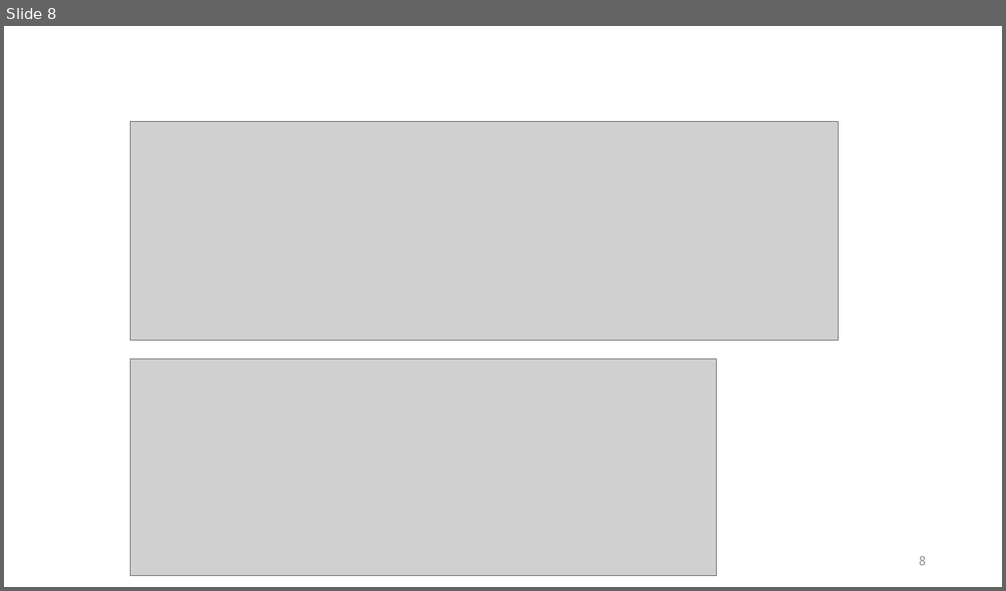
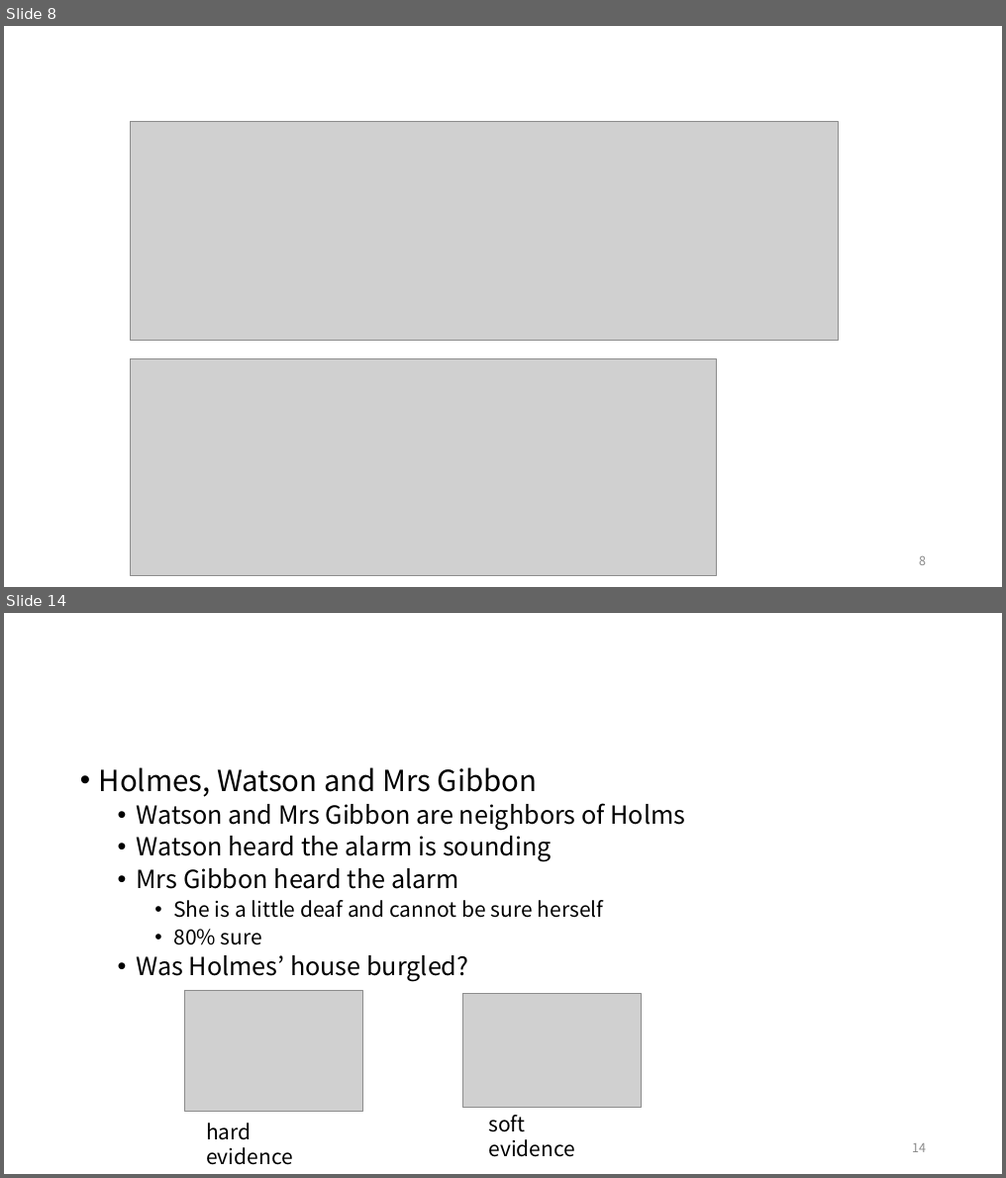
Before and after one commit to ggorr/MachineLearning, a slide deck: BRML/Ch03/BRML_Chapter_3.pptx. Shown one above the other, each under a label of ours: slide 8 before the commit, slides 8 and 14 after it; the slides between them are not shown. The pictures are 1006x591 and 1006x1178 pixels, drawn with LibreOffice and Linux fonts; fonts in the diff are those of the drawing; grey boxes stand for pictures. Boxes give left, top, right and bottom in pixels: in the first picture for what was removed or moved away, otherwise in the second. Text is boxed around its words. In the diff, an @@ line names an element or a change of style, - is before the commit and + after.

```diff
--- a/BRML/Ch03/BRML_Chapter_3.pptx
+++ b/BRML/Ch03/BRML_Chapter_3.pptx
@@ slide 14 added at [4,613,1002,1174], background #FFFFFF @@
@@ text added at [99,767,686,982], 24 pt, text #000000 @@
+• Holmes, Watson and Mrs Gibbon
+  • Watson and Mrs Gibbon are neighbors of Holms
+  • Watson heard the alarm is sounding
+  • Mrs Gibbon heard the alarm
+    • She is a little deaf and cannot be sure herself
+    • 80% sure
+  • Was Holmes’ house burgled?
@@ picture added at [184,990,363,1111] @@
@@ picture added at [463,994,642,1107] @@
@@ text added at [488,1115,575,1157], 20 pt, text #000000 @@
+soft evidence
@@ text added at [206,1123,293,1165], 20 pt, text #000000 @@
+hard evidence
@@ page number added at [912,1144,926,1153], 12 pt, text #8C8C8C @@
+14
```
Also in this commit, not shown: 16 other slides added.
